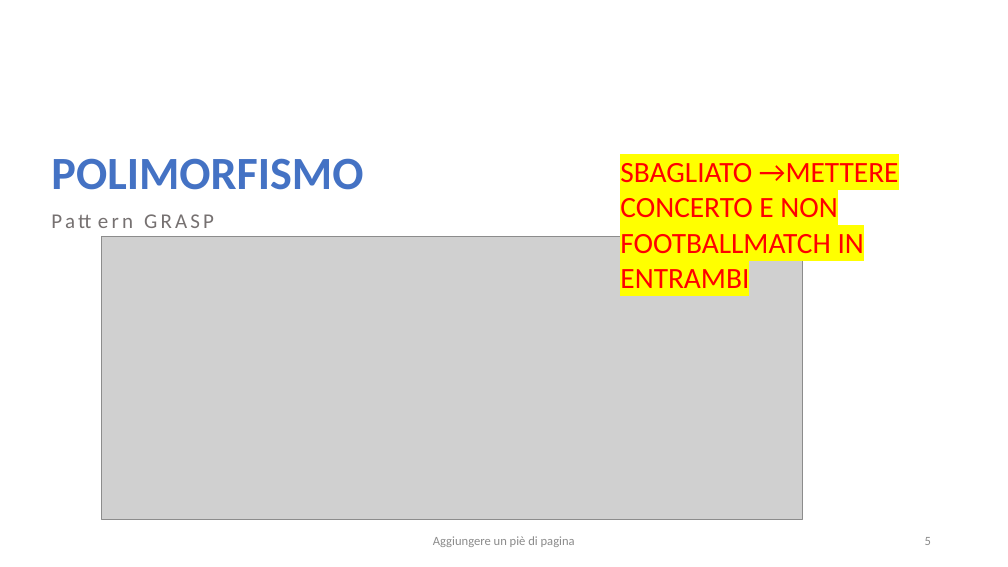
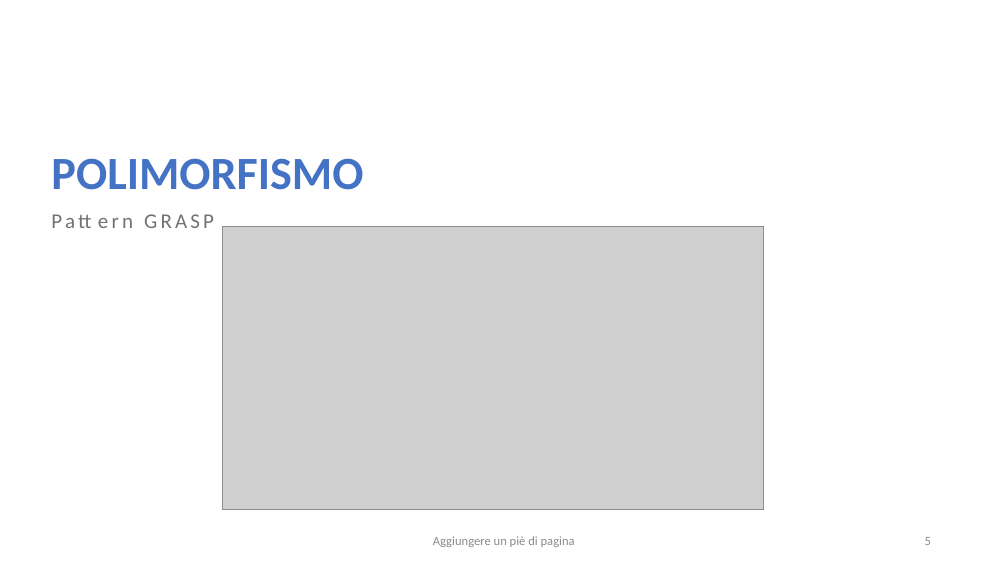
Before and after one commit to salvalai-matteo/EventBookDocumentation, a slide deck: slide 5 of Progetto Ingegneria SW.pptx. Drawn at 1008x567 pixels with LibreOffice and Linux fonts; fonts in the diff are those of the drawing; grey boxes stand for pictures. Boxes give left, top, right and bottom in pixels: in the first picture for what was removed or moved away, otherwise in the second. Text is boxed around its words. In the diff, an @@ line names an element or a change of style, - is before the commit and + after.

```diff
--- a/Progetto Ingegneria SW.pptx
+++ b/Progetto Ingegneria SW.pptx
@@ text removed at [620,163,899,288] @@
-SBAGLIATO →METTERE CONCERTO E NON FOOTBALLMATCH IN ENTRAMBI
@@ picture: place and size @@
-picture at [101,237,802,520]
+picture at [222,227,764,510]
```
Also in this commit, not shown: 11 other slides changed, 2 slides added, 2 other files.
